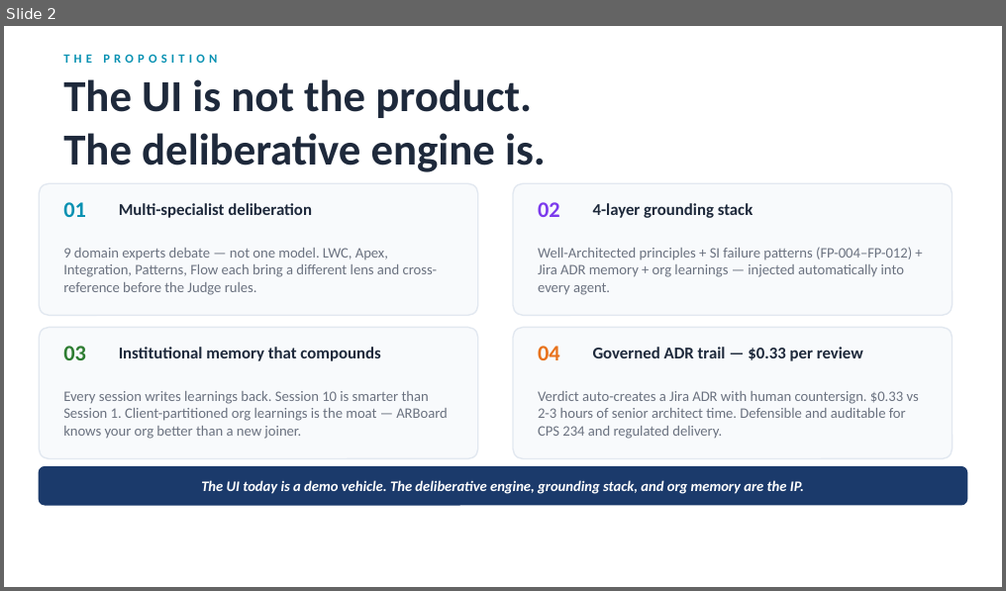
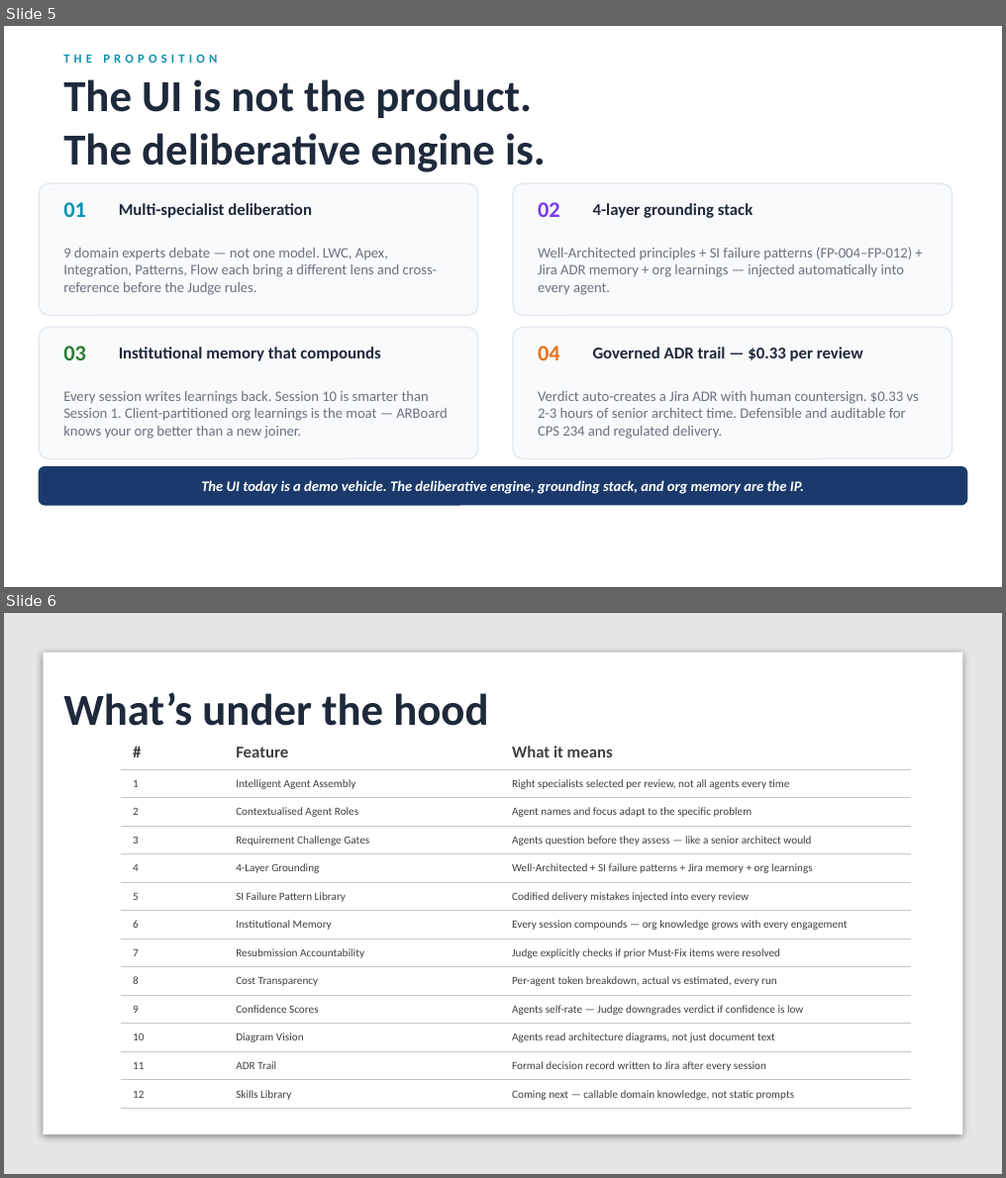
Before and after one commit to pganapathineedi/arboard, a slide deck: ARBoard_v8_6.pptx. Shown one above the other, each under a label of ours: slide 2 before the commit, slides 5 and 6 after it. The pictures are 1006x591 and 1006x1178 pixels, drawn with LibreOffice and Linux fonts; fonts in the diff are those of the drawing. Boxes give left, top, right and bottom in pixels: in the first picture for what was removed or moved away, otherwise in the second. Text is boxed around its words. In the diff, an @@ line names an element or a change of style, - is before the commit and + after.

Commit message:
feat: episodic memory, 3 new skill files, Judge try/catch, debug logs, deck v9

```diff
--- a/ARBoard_v8_6.pptx
+++ b/ARBoard_v8_6.pptx
@@ slide 6 added at bbox=[4, 613, 1002, 1174], background #FFFFFF @@
@@ rectangle added at bbox=[4, 613, 1002, 1173], fill #E7E6E6 @@
@@ rectangle added at bbox=[43, 652, 963, 1135], fill #FFFFFF @@
@@ text added at bbox=[63, 692, 488, 726], 32 pt, text #1E293B, bold @@
+What’s under the hood
@@ table added at bbox=[121, 736, 911, 1108], 13 rows, 3 columns @@
+# | Feature | What it means
+1 | Intelligent Agent Assembly | Right specialists selected per review, not all agents every time
+2 | Contextualised Agent Roles | Agent names and focus adapt to the specific problem
+3 | Requirement Challenge Gates | Agents question before they assess — like a senior architect would
+4 | 4-Layer Grounding | Well-Architected + SI failure patterns + Jira memory + org learnings
+5 | SI Failure Pattern Library | Codified delivery mistakes injected into every review
+6 | Institutional Memory | Every session compounds — org knowledge grows with every engagement
+7 | Resubmission Accountability | Judge explicitly checks if prior Must-Fix items were resolved
+8 | Cost Transparency | Per-agent token breakdown, actual vs estimated, every run
+9 | Confidence Scores | Agents self-rate — Judge downgrades verdict if confidence is low
+10 | Diagram Vision | Agents read architecture diagrams, not just document text
+11 | ADR Trail | Formal decision record written to Jira after every session
+12 | Skills Library | Coming next — callable domain knowledge, not static prompts
@@ what was slide 2 is now slide 5 @@
```
Also in this commit, not shown: 1 slide changed, 13 other files.
